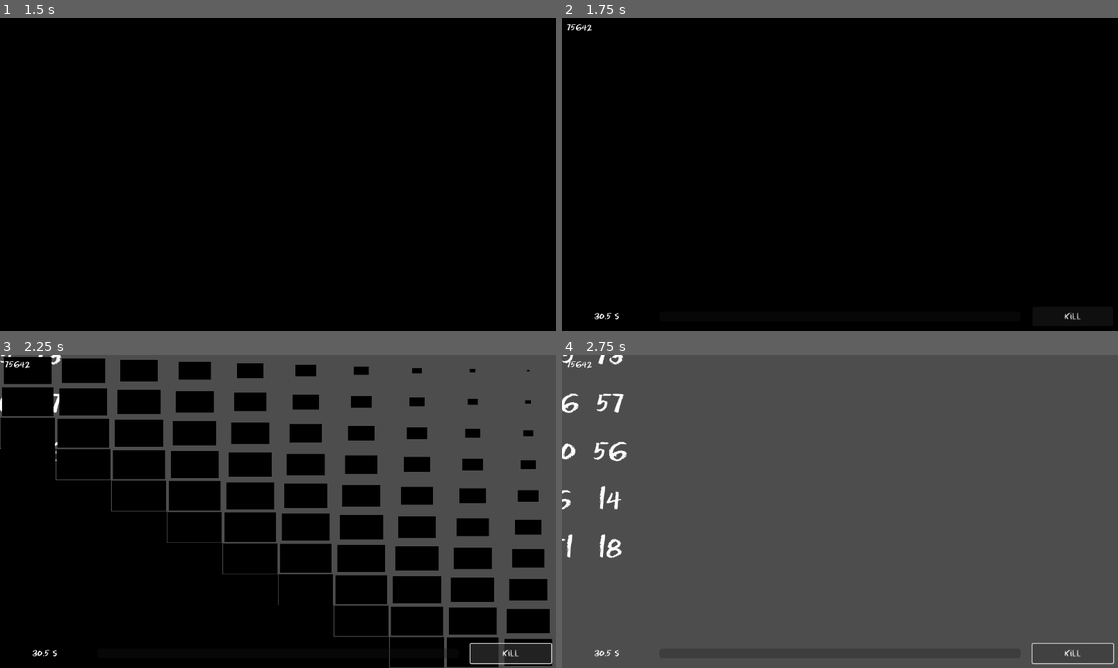
Above: before the commit, frames 1-4 (two rows, left to right).
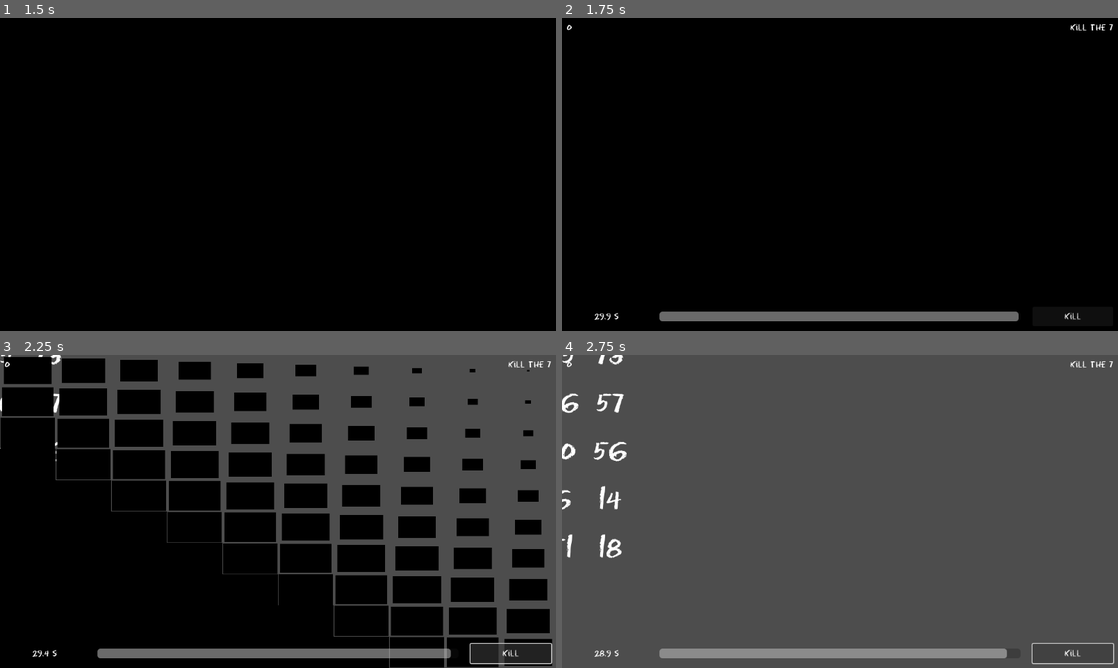
Above: after the commit, the same moments.

Repository: AntDum/UngodlyNumber
Game: Godot game, scene res://scenes/menu/main_menu.tscn
Same seed, same stepped clock (60 frames per second), same inputs: the game is played once before the commit and once after it.
Inputs:
- Up to frame 1 (1.5 s): click "Play" at 0.5 s; click "Play" at 1.25 s
- Up to frame 2 (1.75 s): no input
- Up to frame 3 (2.25 s): click "Kill" at 2 s
- Up to frame 4 (2.75 s): no input

Frame 1 is identical in both runs. In frame 2, 2.2% of the frame differs, in the area x 0-100%, y 1-97%; in frame 3, 2.2%; in frame 4, 2.1%.

Commit message:
Connect UI

Diff:
--- /dev/null
+++ b/scenes/Components/AnimatedLabel.tscn
@@ -0,0 +1,6 @@
+[gd_scene load_steps=2 format=3 uid="uid://pkmjjcwrllvf"]
+
+[ext_resource type="Script" uid="uid://b12rg5o8m1w70" path="res://scenes/Components/animated_label.gd" id="1_5bpoi"]
+
+[node name="AnimatedLabel" type="Label"]
+script = ExtResource("1_5bpoi")
--- /dev/null
+++ b/scenes/Components/animated_label.gd
@@ -0,0 +1,27 @@
+extends Label
+class_name AnimatedLabel
+
+@export var value : int = 0
+var _shown_value : int = 0 : set = _update_shown_value
+
+@export_category("Animation")
+@export var transition : Tween.TransitionType = Tween.TRANS_CUBIC
+@export var easing : Tween.EaseType = Tween.EASE_OUT
+@export var duration : float = 1
+
+var tween : Tween
+
+func set_value(new_value: int) -> void:
+	value = new_value
+
+	if tween:
+		tween.kill()
+	tween = create_tween().bind_node(self).set_trans(transition).set_ease(easing)
+	tween.tween_property(self, "_shown_value", value, duration)
+
+func _ready() -> void:
+	_shown_value = value
+
+func _update_shown_value(new_value:int) -> void:
+	_shown_value = new_value
+	text = str(_shown_value)
--- a/scenes/Level.tscn
+++ b/scenes/Level.tscn
@@ -1,71 +1,21 @@
-[gd_scene load_steps=4 format=3 uid="uid://c7hh264r55r2i"]
+[gd_scene load_steps=4 format=3 uid="uid://wavwqkxu8swx"]
 
-[ext_resource type="Script" path="res://scripts/game_manager.gd" id="1_uhqny"]
-[ext_resource type="Script" uid="uid://b67j40yg6h0jh" path="res://scenes/number_manager.gd" id="2_k5jlv"]
-[ext_resource type="Script" path="res://scripts/ui.gd" id="3_6vs76"]
+[ext_resource type="Script" uid="uid://dr4pjfyik17bx" path="res://scripts/game_manager.gd" id="1_uhqny"]
+[ext_resource type="Script" path="res://scenes/number_manager.gd" id="2_k5jlv"]
+[ext_resource type="PackedScene" uid="uid://dq0wpoywm1r6o" path="res://scenes/ui.tscn" id="3_6vs76"]
 
 [node name="Level" type="Node2D"]
 
-[node name="GameManager" type="Node" parent="."]
+[node name="GameManager" type="Node" parent="." node_paths=PackedStringArray("ui")]
 script = ExtResource("1_uhqny")
+ui = NodePath("../UI")
+
+[node name="GameTimer" type="Timer" parent="GameManager"]
+one_shot = true
 
 [node name="Numbers" type="Node" parent="."]
 
 [node name="NumberManager" type="Node" parent="."]
 script = ExtResource("2_k5jlv")
 
-[node name="UI" type="CanvasLayer" parent="."]
-script = ExtResource("3_6vs76")
-
-[node name="HBoxContainer" type="HBoxContainer" parent="UI"]
-anchors_preset = 12
-anchor_top = 1.0
-anchor_right = 1.0
-anchor_bottom = 1.0
-grow_horizontal = 2
-grow_vertical = 0
-theme_override_constants/separation = 15
-alignment = 1
-
-[node name="TimerLabel" type="Label" parent="UI/HBoxContainer"]
-unique_name_in_owner = true
-layout_mode = 2
-size_flags_horizontal = 6
-text = "30.5 s"
-horizontal_alignment = 1
-
-[node name="TimerPb" type="ProgressBar" parent="UI/HBoxContainer"]
-unique_name_in_owner = true
-custom_minimum_size = Vector2(0, 20)
-layout_mode = 2
-size_flags_horizontal = 3
-size_flags_vertical = 4
-size_flags_stretch_ratio = 4.0
-show_percentage = false
-
-[node name="MarginContainer" type="MarginContainer" parent="UI/HBoxContainer"]
-layout_mode = 2
-size_flags_horizontal = 3
-theme_override_constants/margin_left = 10
-theme_override_constants/margin_top = 10
-theme_override_constants/margin_right = 10
-theme_override_constants/margin_bottom = 10
-
-[node name="Button" type="Button" parent="UI/HBoxContainer/MarginContainer"]
-custom_minimum_size = Vector2(0, 40)
-layout_mode = 2
-size_flags_horizontal = 3
-text = "Kill"
-
-[node name="MarginContainer" type="MarginContainer" parent="UI"]
-offset_right = 40.0
-offset_bottom = 40.0
-theme_override_constants/margin_left = 10
-theme_override_constants/margin_top = 10
-theme_override_constants/margin_right = 10
-theme_override_constants/margin_bottom = 10
-
-[node name="ScoreLabel" type="Label" parent="UI/MarginContainer"]
-unique_name_in_owner = true
-layout_mode = 2
-text = "75642"
+[node name="UI" parent="." instance=ExtResource("3_6vs76")]
--- /dev/null
+++ b/scenes/ui.tscn
@@ -0,0 +1,80 @@
+[gd_scene load_steps=3 format=3 uid="uid://dq0wpoywm1r6o"]
+
+[ext_resource type="Script" uid="uid://phj4j4mi5ipa" path="res://scripts/ui.gd" id="1_x4jx1"]
+[ext_resource type="Script" uid="uid://b12rg5o8m1w70" path="res://scenes/Components/animated_label.gd" id="2_yev5y"]
+
+[node name="UI" type="CanvasLayer"]
+script = ExtResource("1_x4jx1")
+
+[node name="HBoxContainer" type="HBoxContainer" parent="."]
+anchors_preset = 12
+anchor_top = 1.0
+anchor_right = 1.0
+anchor_bottom = 1.0
+grow_horizontal = 2
+grow_vertical = 0
+theme_override_constants/separation = 15
+alignment = 1
+
+[node name="TimerLabel" type="Label" parent="HBoxContainer"]
+unique_name_in_owner = true
+layout_mode = 2
+size_flags_horizontal = 6
+text = "30.5 s"
+horizontal_alignment = 1
+
+[node name="TimerPb" type="ProgressBar" parent="HBoxContainer"]
+unique_name_in_owner = true
+custom_minimum_size = Vector2(0, 20)
+layout_mode = 2
+size_flags_horizontal = 3
+size_flags_vertical = 4
+size_flags_stretch_ratio = 4.0
+value = 8.88
+show_percentage = false
+
+[node name="MarginContainer" type="MarginContainer" parent="HBoxContainer"]
+layout_mode = 2
+size_flags_horizontal = 3
+theme_override_constants/margin_left = 10
+theme_override_constants/margin_top = 10
+theme_override_constants/margin_right = 10
+theme_override_constants/margin_bottom = 10
+
+[node name="Button" type="Button" parent="HBoxContainer/MarginContainer"]
+custom_minimum_size = Vector2(0, 40)
+layout_mode = 2
+size_flags_horizontal = 3
+text = "Kill"
+
+[node name="MarginContainer" type="MarginContainer" parent="."]
+offset_right = 40.0
+offset_bottom = 40.0
+theme_override_constants/margin_left = 10
+theme_override_constants/margin_top = 10
+theme_override_constants/margin_right = 10
+theme_override_constants/margin_bottom = 10
+
+[node name="ScoreLabel" type="Label" parent="MarginContainer"]
+unique_name_in_owner = true
+layout_mode = 2
+text = "75642"
+script = ExtResource("2_yev5y")
+metadata/_custom_type_script = "uid://b12rg5o8m1w70"
+
+[node name="MarginContainer2" type="MarginContainer" parent="."]
+anchors_preset = 1
+anchor_left = 1.0
+anchor_right = 1.0
+offset_left = -40.0
+offset_bottom = 40.0
+grow_horizontal = 0
+theme_override_constants/margin_left = 10
+theme_override_constants/margin_top = 10
+theme_override_constants/margin_right = 10
+theme_override_constants/margin_bottom = 10
+
+[node name="ImpieLabel" type="Label" parent="MarginContainer2"]
+unique_name_in_owner = true
+layout_mode = 2
+text = "Kill the 7"
--- a/scripts/game_manager.gd
+++ b/scripts/game_manager.gd
@@ -1,9 +1,33 @@
 extends Node
+
+@export var game_time : float = 30
+
+@export var ui : UI
+
+@onready var game_timer: Timer = $GameTimer
 
 var selected : Number = null
 
+var score : int = 0: set = _setter_score
+
 func _ready() -> void:
 	EventBus.selected.connect(_on_number_selected)
+	start_game()
+
+func _process(delta: float) -> void:
+	if ui:
+		ui.set_time(game_timer.time_left, game_time)
+
+func start_game() -> void:
+	game_timer.start(game_time)
+
+func clear_game() -> void:
+	game_timer.stop()
 
 func _on_number_selected(number : Number) -> void:
 	pass
+
+func _setter_score(value) -> void:
+	score = value
+	if ui:
+		ui.set_score(value)
--- a/scripts/ui.gd
+++ b/scripts/ui.gd
@@ -1,11 +1,19 @@
 extends CanvasLayer
+class_name UI
 
+@export var impie_text : String = "Kill the %d"
 
-# Called when the node enters the scene tree for the first time.
-func _ready() -> void:
-	pass # Replace with function body.
+@onready var timer_label: Label = %TimerLabel
+@onready var timer_pb: ProgressBar = %TimerPb
+@onready var score_label: AnimatedLabel = %ScoreLabel
+@onready var impie_label: Label = %ImpieLabel
 
+func set_time(current: float, max: float) -> void:
+	timer_label.text = "%s s" % str(roundf(current * 10) / 10)
+	timer_pb.value = ((current / max) * 100)
 
-# Called every frame. 'delta' is the elapsed time since the previous frame.
-func _process(delta: float) -> void:
-	pass
+func set_score(value: int) -> void:
+	score_label.set_value(value)
+
+func set_impie(value: int) -> void:
+	impie_label.text = impie_text % value
--- a/singletons/scene_manager.gd
+++ b/singletons/scene_manager.gd
@@ -1,4 +1,7 @@
 extends CanvasLayer
+
+signal begin_transition
+signal end_transition
 
 @export var dead_time : float = 0.2
 var _currently_loading : bool = false
@@ -15,6 +18,7 @@
 
 func _start_transition() -> void:
 	_currently_loading = true
+	begin_transition.emit()
 	animation_player.play("ripple_in")
 
 func _transition() -> void:
@@ -22,6 +26,7 @@
 
 func _end_transition() -> void:
 	_currently_loading = false
+	end_transition.emit()
 
 func _finished_fade_in() -> void:
 	timer.wait_time = dead_time
Not shown, added: scenes/Components/animated_label.gd.uid
